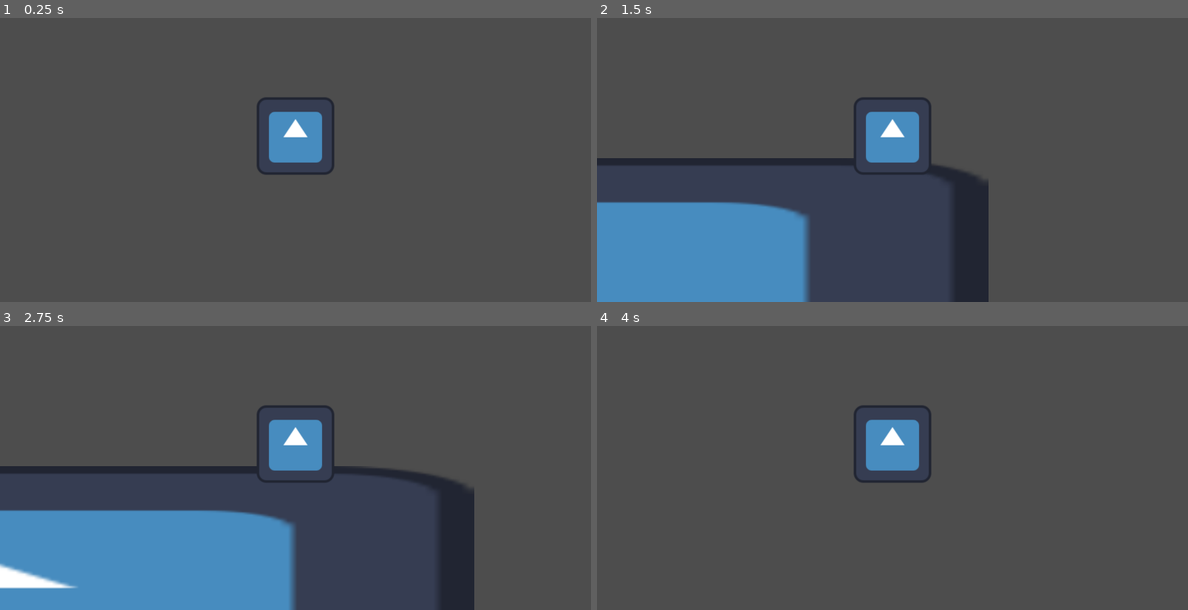
Above: before the commit, frames 1-4 (two rows, left to right).
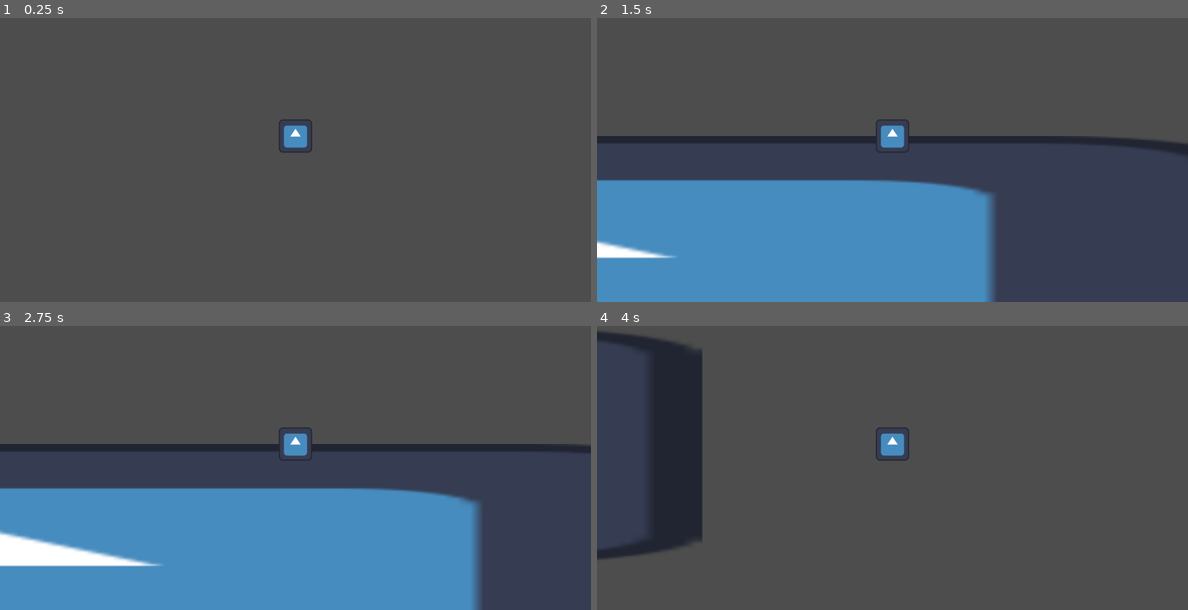
Above: after the commit, the same moments.

Repository: MatthewBL/Gates-and-Gems
Game: Godot game, scene res://scenes/movement_test.tscn
The game is run twice, just before and just after one commit, with the same random seed, the same clock (stepped at 60 frames per second) and the same inputs. The engine's default icon, where the game draws it, is replaced by a stand-in: a white triangle on a blue panel in a dark square.
Inputs:
- Up to frame 1 (0.25 s): no input
- Up to frame 2 (1.5 s): tap Enter (ui_accept) at 0.5, 0.77 s; hold Right (ui_right) from 0.53 s (still down)
- Up to frame 3 (2.75 s): tap Enter (ui_accept) at 1.52 s; release Right (ui_right) at 2.03 s; hold Left (ui_left) from 2.03 s (still down)
- Up to frame 4 (4 s): release Left (ui_left) at 2.78 s; hold Right (ui_right) from 2.78 s (still down); tap Enter (ui_accept) at 3.02, 3.77 s

The runs differ from the first frame. In frame 1, 1.8% of the frame differs, in the area x 43-57%, y 28-56%; in frame 2, 23%; in frame 3, 26%, in the area x 0-100%, y 28-100%; in frame 4, 9.8%.

Commit message:
Made player scene

Diff:
--- a/scenes/movement_test.tscn
+++ b/scenes/movement_test.tscn
@@ -1,13 +1,10 @@
 [gd_scene format=3 uid="uid://dhfdam3l31jfu"]
 
-[ext_resource type="Script" uid="uid://whdndtkbkkg4" path="res://player_movement.gd" id="1_755td"]
 [ext_resource type="Texture2D" uid="uid://bbc2ec3j6wxfx" path="res://icon.svg" id="2_08uda"]
+[ext_resource type="PackedScene" uid="uid://v40swcvc25lm" path="res://scenes/player.tscn" id="2_755td"]
 
 [sub_resource type="RectangleShape2D" id="RectangleShape2D_7oih0"]
 size = Vector2(926, 18)
-
-[sub_resource type="RectangleShape2D" id="RectangleShape2D_twkdg"]
-size = Vector2(40, 40)
 
 [node name="Node2D" type="Node2D" unique_id=787758616]
 
@@ -16,22 +13,12 @@
 
 [node name="Sprite2D" type="Sprite2D" parent="StaticBody2D" unique_id=1199973187]
 position = Vector2(0, 48)
-scale = Vector2(4.92, 1)
+scale = Vector2(7.1875, 1)
 texture = ExtResource("2_08uda")
 
 [node name="CollisionShape2D" type="CollisionShape2D" parent="StaticBody2D" unique_id=1756411597]
 position = Vector2(0, 1)
 shape = SubResource("RectangleShape2D_7oih0")
 
-[node name="CharacterBody2D" type="CharacterBody2D" parent="." unique_id=748778012]
+[node name="CharacterBody2D" parent="." unique_id=879361713 instance=ExtResource("2_755td")]
 position = Vector2(125, 44)
-script = ExtResource("1_755td")
-
-[node name="Sprite2D" type="Sprite2D" parent="CharacterBody2D" unique_id=1110558948]
-scale = Vector2(0.328125, 0.328125)
-texture = ExtResource("2_08uda")
-
-[node name="CollisionShape2D" type="CollisionShape2D" parent="CharacterBody2D" unique_id=652329324]
-shape = SubResource("RectangleShape2D_twkdg")
-
-[node name="Camera2D" type="Camera2D" parent="CharacterBody2D" unique_id=1031773040]
--- /dev/null
+++ b/scenes/player.tscn
@@ -0,0 +1,19 @@
+[gd_scene format=3 uid="uid://v40swcvc25lm"]
+
+[ext_resource type="Script" uid="uid://whdndtkbkkg4" path="res://player_movement.gd" id="1_g2els"]
+[ext_resource type="Texture2D" uid="uid://bbc2ec3j6wxfx" path="res://icon.svg" id="2_qhqgy"]
+
+[sub_resource type="RectangleShape2D" id="RectangleShape2D_twkdg"]
+size = Vector2(16, 16)
+
+[node name="CharacterBody2D" type="CharacterBody2D" unique_id=879361713]
+script = ExtResource("1_g2els")
+
+[node name="Sprite2D" type="Sprite2D" parent="." unique_id=1584324128]
+scale = Vector2(0.140625, 0.14062501)
+texture = ExtResource("2_qhqgy")
+
+[node name="CollisionShape2D" type="CollisionShape2D" parent="." unique_id=1747155850]
+shape = SubResource("RectangleShape2D_twkdg")
+
+[node name="Camera2D" type="Camera2D" parent="." unique_id=1569368740]
